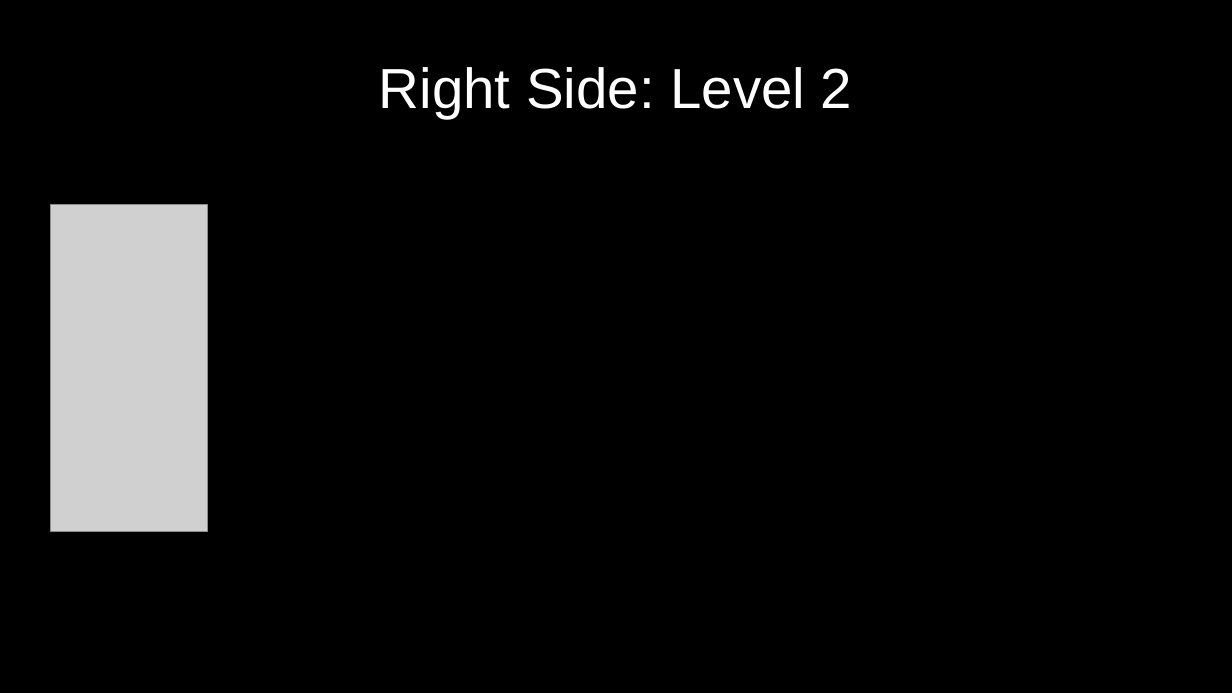
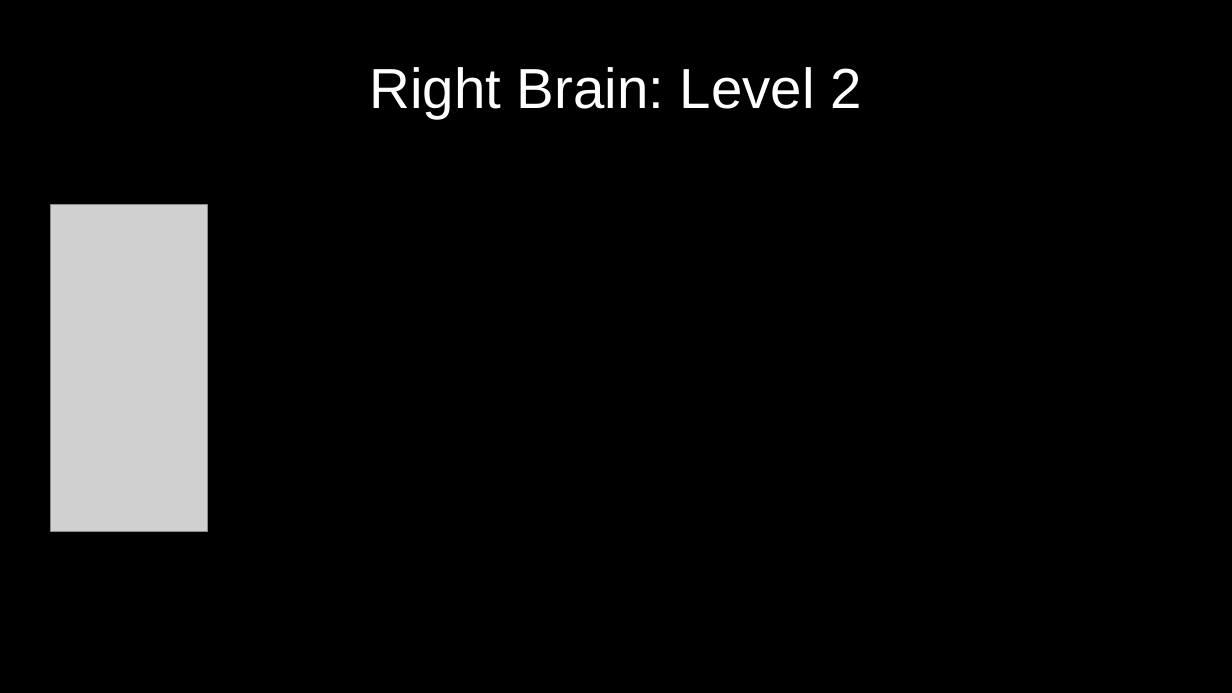
Before and after one commit to greydongilmore/clinical_dicom2bids_smk, a slide deck: slide 9 of resources/medtronic_reconstructions.odp. Drawn at 1232x693 pixels with LibreOffice and Linux fonts; fonts in the diff are those of the drawing; grey boxes stand for pictures. Boxes give left, top, right and bottom in pixels: in the first picture for what was removed or moved away, otherwise in the second. Text is boxed around its words. In the diff, an @@ line names an element or a change of style, - is before the commit and + after.

```diff
--- a/resources/medtronic_reconstructions.odp
+++ b/resources/medtronic_reconstructions.odp
@@ title at (369,67,861,118): text changed @@
-Right Side: Level 2
+Right Brain: Level 2
```
Also in this commit, not shown: 9 other slides changed, 1 slide added, 1 slide removed, 2 other files.
